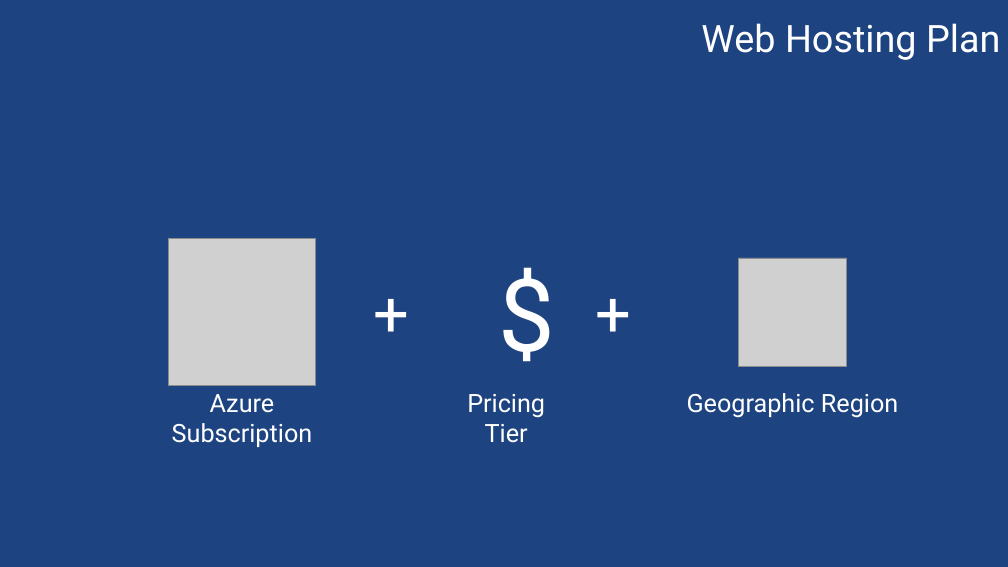
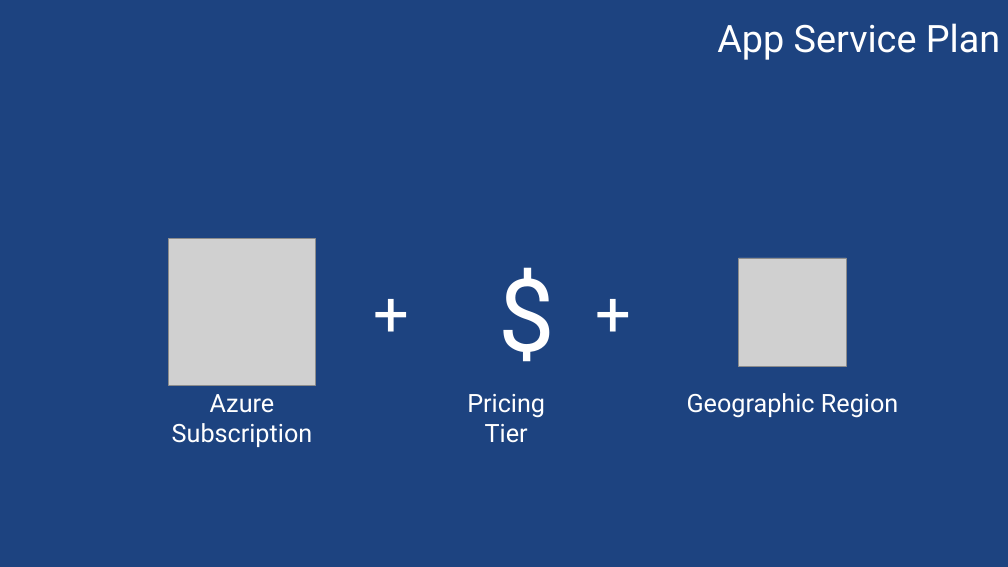
Before and after one commit to sack212/BasicAzureCamp, a slide deck: slide 57 of Presentation/Web/Web.pptx (slide 60 before the commit). Drawn at 1008x567 pixels with LibreOffice and Linux fonts; fonts in the diff are those of the drawing; grey boxes stand for pictures; background and template pictures are left out. Boxes give left, top, right and bottom in pixels: in the first picture for what was removed or moved away, otherwise in the second. Text is boxed around its words. In the diff, an @@ line names an element or a change of style, - is before the commit and + after.

```diff
--- a/Presentation/Web/Web.pptx
+++ b/Presentation/Web/Web.pptx
@@ text at (717, 23, 1000, 60): text changed @@
-Web Hosting Plan
+App Service Plan
```
Also in this commit, not shown: 19 other slides changed, 3 slides removed, 1 other file.
